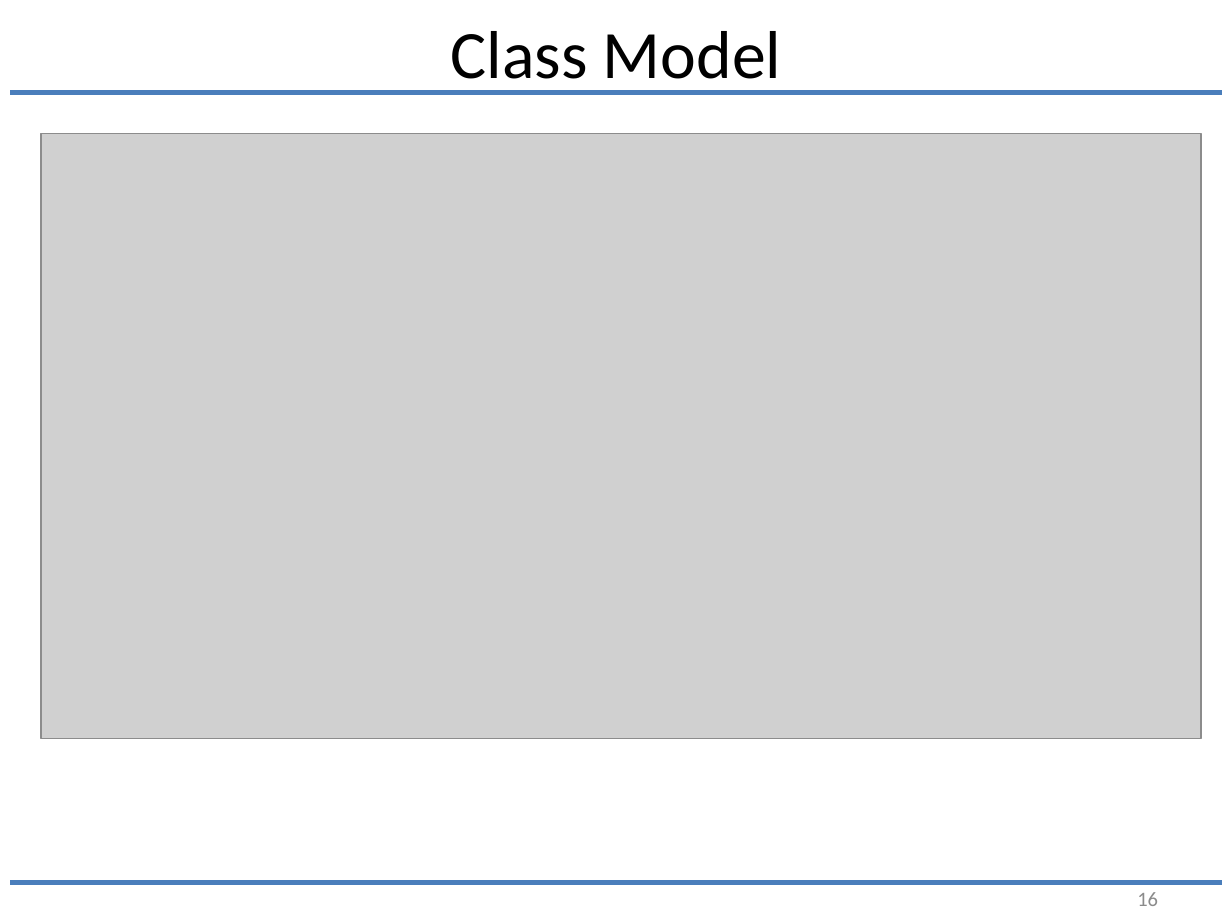
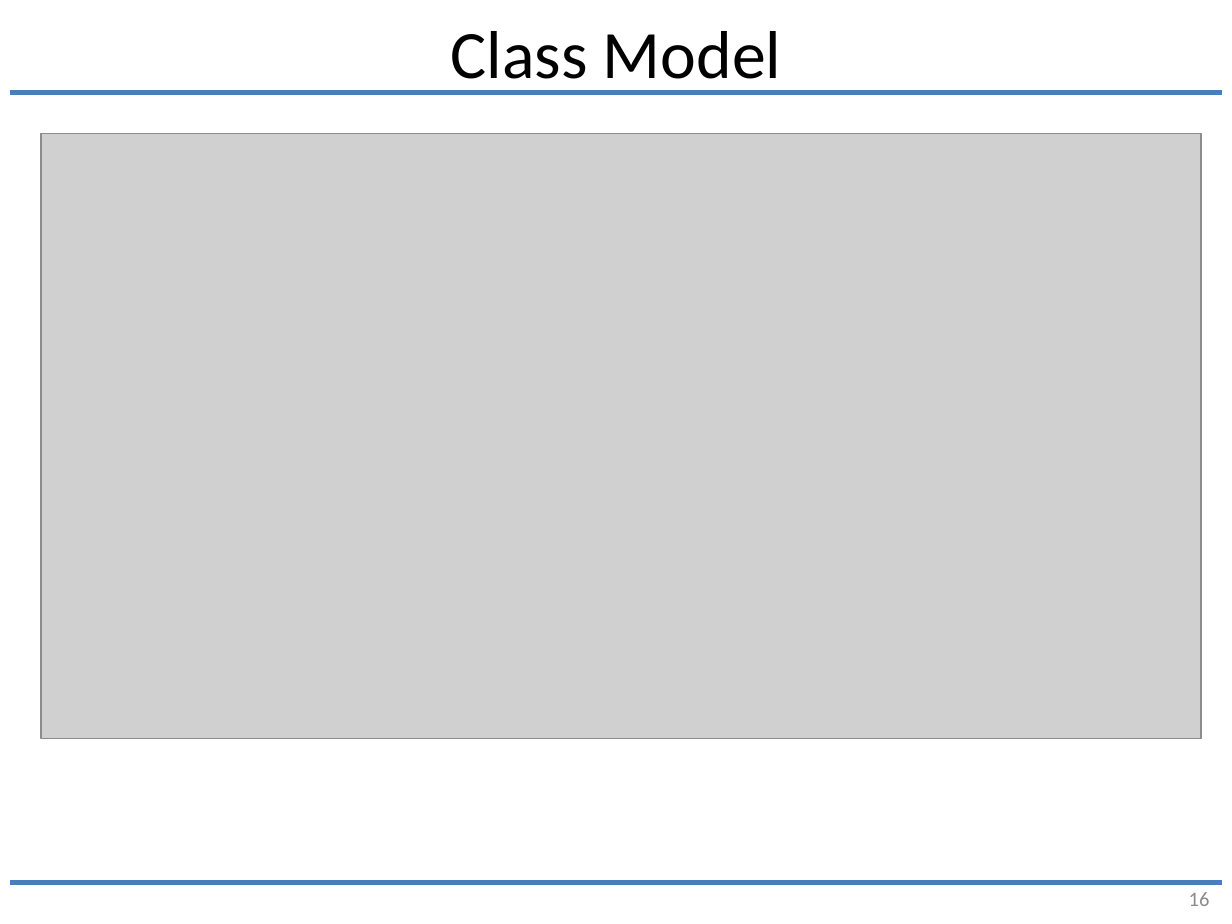
Before and after one commit to joesgordon/gordoza-code, a slide deck: slide 16 of java/JChartLib/docs/ui_framing.pptx. Drawn at 1232x924 pixels with LibreOffice and Linux fonts; fonts in the diff are those of the drawing; grey boxes stand for pictures. Boxes give left, top, right and bottom in pixels: in the first picture for what was removed or moved away, otherwise in the second. Text is boxed around its words. In the diff, an @@ line names an element or a change of style, - is before the commit and + after.

```diff
--- a/java/JChartLib/docs/ui_framing.pptx
+++ b/java/JChartLib/docs/ui_framing.pptx
@@ page number: place and size @@
-page number at bbox=[1137, 892, 1158, 906]
+page number at bbox=[1189, 892, 1210, 906]
```
Also in this commit, not shown: 1 other slide changed, 11 slides added, 1 slide removed, 3 other files.
